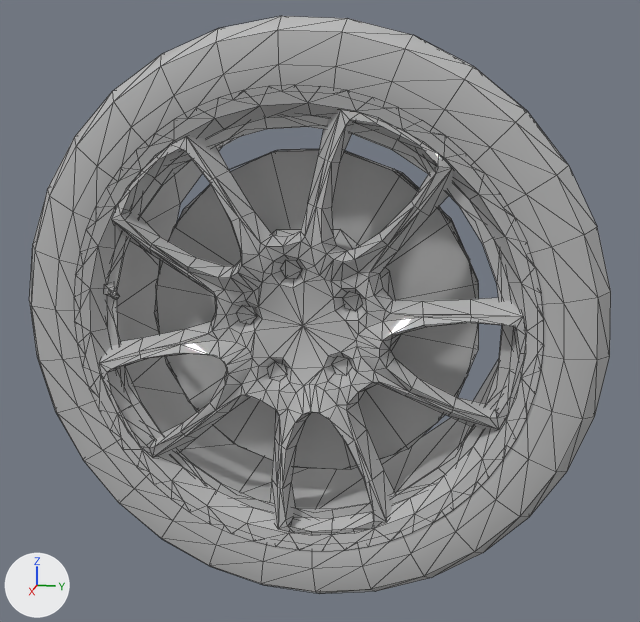
An edit to the OBJ model Models/llanta_DD.obj, drawn before and after from the same camera.
One viewpoint serves both versions: a 50 mm lens placed at (0.974, 0.217, 0.251), pointed at (-0.056, 0.011, -0.006). The axes (+X, +Y, +Z) are drawn at lower left. The lights are the same throughout. Mesh edges are drawn as thin lines. Where no turn or scale is listed for an object, it has been applied to the vertices.

The older version as bpy lines, for what is in view:
```python
mat_porsche_911_gt2_default = principled_material('Porsche_911_GT2_default')
mat_porsche_911_gt2_default.base_color = (0.5, 0.5, 0.5)  # grey #bcbcbc
mat_porsche_911_gt2_default.roughness = 0.0
me_part_027 = bpy.data.meshes.new('part_027')
me_part_027.from_pydata(...)  # 894 vertices, 1339 faces; spans x -0.18..0.067, y -0.321..0.339, z -0.332..0.328
me_part_027.materials.append(mat_porsche_911_gt2_default)  # grey #bcbcbc
ob_part_027 = bpy.data.objects.new('part_027', me_part_027)
ob_part_027.location = (0.0, 0.0, 0.0)
```
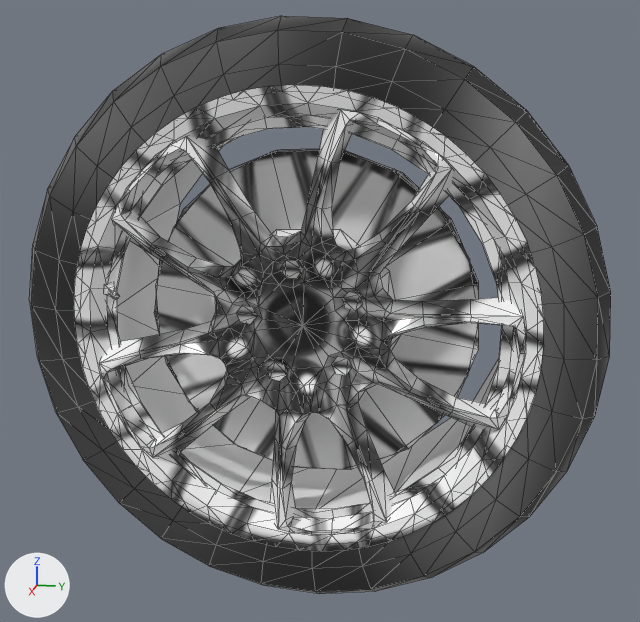
What the commit changed:
Picture '_Map_Output_Selector.tga' (img_map_output_selector_tga) is new.
In material 'Porsche_911_GT2_default' (mat_porsche_911_gt2_default), base_color is no longer (0.5, 0.5, 0.5), grey #bcbcbc.
In material 'Porsche_911_GT2_default' (mat_porsche_911_gt2_default), texture is now set to img_map_output_selector_tga.
me_part_027 has 894 vertices, 1339 faces and spans x -0.18..0.067, y -0.321..0.339, z -0.332..0.328.
me_part_027 is used by ob_part_027; location (0.0, 0.0, 0.0).
me_part_027 part 1: texture (UV) coordinates of 1339 of 1339 faces, centred in x -0.177..0.065, y -0.32..0.338, z -0.331..0.327, changed; they spanned u 0.0..0.99, v 0.0..1.0 and now span u 0.14..0.9, v 0.14..0.93.

Changed parts and their boxes [x1, y1, x2, y2] in the pictures (640 x 622 px):
'part_027', surface changed
    both: [29, 16, 611, 594]
